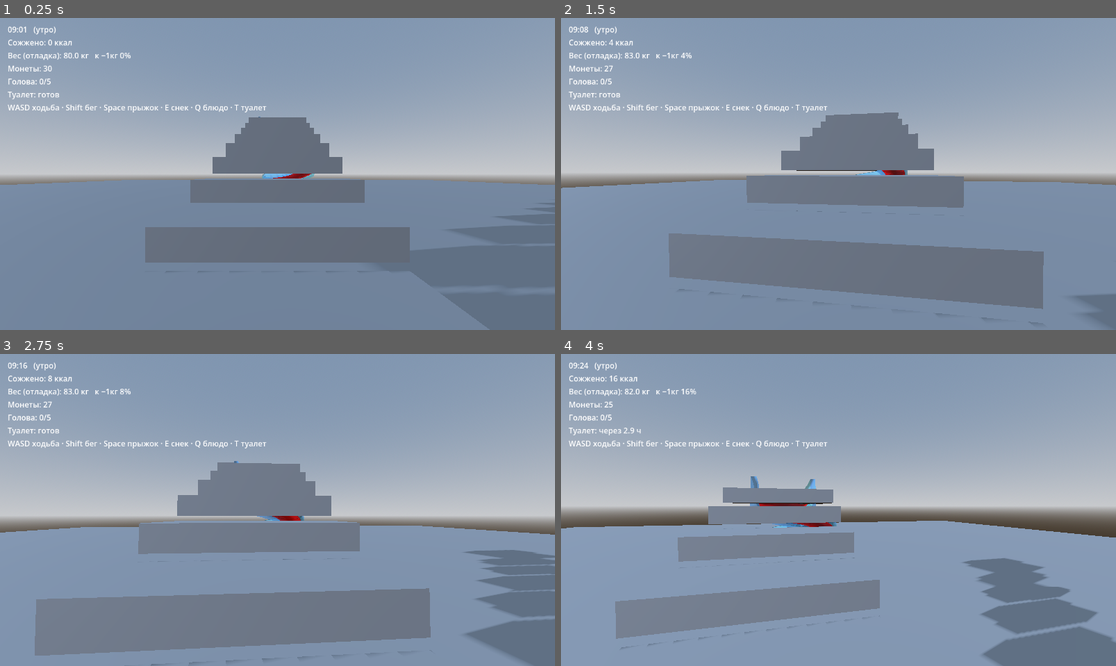
Above: before the commit, frames 1-4 (two rows, left to right).
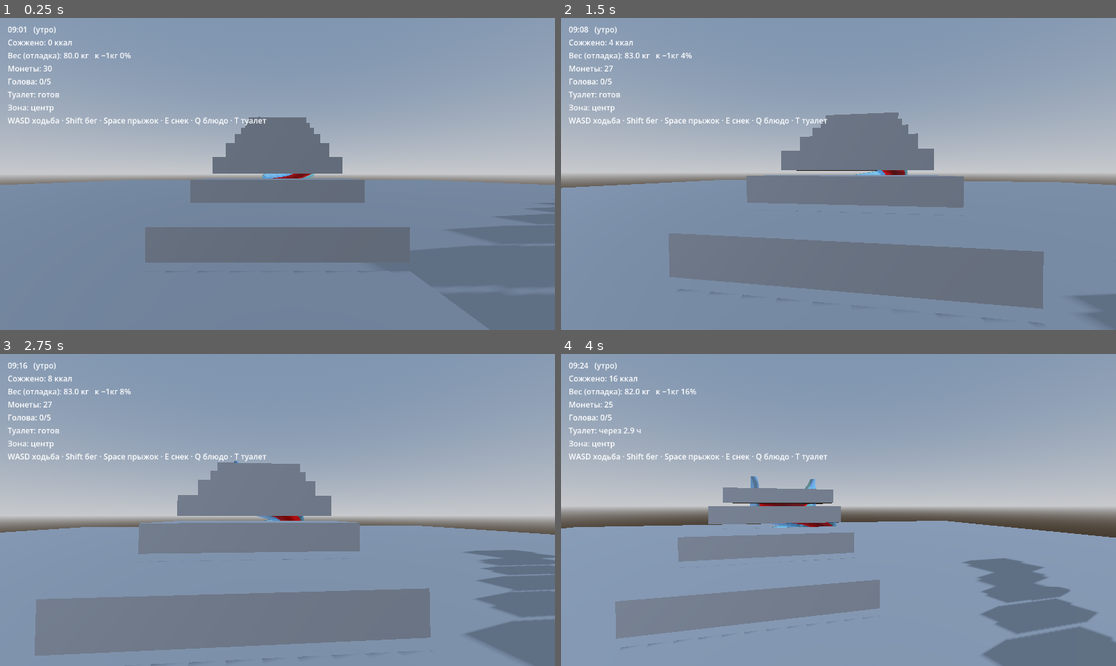
Above: after the commit, the same moments.

Repository: evangelipeep/Red-Wave
Game: Godot game, scene res://world/TestPlayground.tscn
Two runs of this game, one before a commit and one after it. Both use one fixed random seed, a clock stepped at 60 frames per second and the inputs below. The project has no main scene, so this scene is started directly.
Inputs (mouse positions are in pixels of both pictures, inside the frame that each line leads up to):
- Up to frame 1 (0.25 s): no input
- Up to frame 2 (1.5 s): move the mouse to (866, 174) at 0.52 s; hold Q (eat_meal) 0.53-1.28 s; hold W (move_forward) from 0.53 s (still down); tap Space (jump) at 0.77 s; move the mouse to (810, 174) at 1.27 s; tap E (eat_snack) at 1.35 s
- Up to frame 3 (2.75 s): keep holding W (move_forward); tap Space (jump) at 1.52 s; move the mouse to (288, 503) at 2.02 s; hold Shift (sprint) from 2.03 s (still down)
- Up to frame 4 (4 s): keep holding W (move_forward); move the mouse to (832, 516) at 2.77 s; release Shift (sprint) at 2.78 s; tap T (toilet) at 2.85 s; tap Space (jump) at 3.02, 3.77 s; move the mouse to (877, 513) at 3.52 s; hold Q (eat_meal) from 3.53 s (still down)

The runs differ from the first frame. In frame 1, 0.7% of the frame differs, in the area x 1-49%, y 27-35%; in frame 2, 0.7%; in frame 3, 0.7%; in frame 4, 0.7%.

Commit message:
feat(park): greybox-парк — 3 зоны, мосты, ленивая река с течением, трекинг зон

Diff:
--- a/autoload/RunState.gd
+++ b/autoload/RunState.gd
@@ -6,6 +6,7 @@
 
 var coins: int = 0
 var dizziness: int = 0
+var current_zone: String = ""        # в какой зоне игрок ("" = центр/мост)
 var _dizzy_decay_accum: float = 0.0
 
 const DIZZY_DECAY_EVERY := 6.0   # сек на −1 головокружения
@@ -16,6 +17,7 @@
 func reset() -> void:
 	coins = GameConstants.COINS_START
 	dizziness = 0
+	current_zone = ""
 	EventBus.dizziness_changed.emit(Net.local_id(), dizziness)
 
 func _process(delta: float) -> void:
--- a/player/PlayerController.gd
+++ b/player/PlayerController.gd
@@ -24,10 +24,14 @@
 @export var swim_rise_speed: float = 3.5     # всплытие/погружение (Space/Ctrl)
 @export var swim_idle_sink: float = 0.8      # лёгкое погружение в покое
 @export var water_drag: float = 1.5          # сопротивление воды (ниже = дольше скользишь по инерции)
+@export var river_drift: float = 2.5         # сила течения ленивой реки
 @export var splash_sound: AudioStream        # звук брызг (назначь .wav/.ogg в инспекторе)
 
 var swimming: bool = false
 var _water_surface_y: float = 0.0           # уровень поверхности текущей воды
+var _in_river: bool = false                 # в ленивой реке (есть течение)
+var _river_center: Vector3 = Vector3.ZERO
+var _river_count: int = 0
 var riding: bool = false        # едем с горки — движением управляет SlideRail
 var _rail: Node = null
 
@@ -132,6 +136,15 @@
 	velocity.x += horiz.x * swim_speed * water_drag * delta
 	velocity.z += horiz.z * swim_speed * water_drag * delta
 
+	# Течение ленивой реки — тащит по кольцу вокруг центра.
+	if _in_river:
+		var tang := Vector3.UP.cross(global_position - _river_center)
+		tang.y = 0.0
+		if tang.length() > 0.01:
+			tang = tang.normalized()
+			velocity.x += tang.x * river_drift * water_drag * delta
+			velocity.z += tang.z * river_drift * water_drag * delta
+
 	# Вертикаль (как в Minecraft): Space — всплывать, Ctrl — нырять, иначе лёгкое погружение.
 	# Всплыл к поверхности и держишь Space → мягко выходишь (уносишь ≤ swim_rise_speed).
 	if Input.is_action_pressed("jump"):
@@ -186,12 +199,20 @@
 			var weight_norm := WeightSystem.kg / GameConstants.WEIGHT_START
 			var strength := clampf(entry_speed * 0.18 * weight_norm, 0.4, 4.0)
 			_spawn_splash(strength)
+	if area.is_in_group("river"):
+		_river_count += 1
+		_in_river = true
+		_river_center = area.get_meta("river_center", Vector3.ZERO)
 
 func _on_water_exited(area: Area3D) -> void:
 	if area.is_in_group("water"):
 		_water_count = max(_water_count - 1, 0)
 		if _water_count == 0:
 			swimming = false
+	if area.is_in_group("river"):
+		_river_count = max(_river_count - 1, 0)
+		if _river_count == 0:
+			_in_river = false
 
 # Брызги от входа в воду. strength ~ скорость × вес (0.4..4.0).
 func _spawn_splash(strength: float) -> void:
--- /dev/null
+++ b/systems/zone/ZoneTracker.gd
@@ -0,0 +1,19 @@
+extends Area3D
+class_name ZoneTracker
+## Зона парка: отмечает, в какой зоне сейчас игрок. Основа для «Первопроходца
+## зоны» (server-auth позже). Сейчас просто пишет RunState.current_zone.
+
+@export var zone_id: String = "klyk"
+
+func _ready() -> void:
+	add_to_group("zone")
+	body_entered.connect(_on_enter)
+	body_exited.connect(_on_exit)
+
+func _on_enter(body: Node3D) -> void:
+	if body is PlayerController:
+		RunState.current_zone = zone_id
+
+func _on_exit(body: Node3D) -> void:
+	if body is PlayerController and RunState.current_zone == zone_id:
+		RunState.current_zone = ""
--- a/ui/HUD.gd
+++ b/ui/HUD.gd
@@ -9,6 +9,7 @@
 @onready var _coins: Label = $VBox/Coins
 @onready var _dizzy: Label = $VBox/Dizzy
 @onready var _toilet: Label = $VBox/Toilet
+@onready var _zone: Label = $VBox/Zone
 @onready var _hint: Label = $VBox/Hint
 @onready var _toast: Label = $ToastWrap/Toast
 
@@ -31,6 +32,7 @@
 		_toilet.text = "Туалет: готов"
 	else:
 		_toilet.text = "Туалет: через %.1f ч" % WeightSystem.toilet_ready_in_hours()
+	_zone.text = "Зона: %s" % _zone_ru(RunState.current_zone)
 
 	if _toast_time > 0.0:
 		_toast_time -= delta
@@ -41,6 +43,13 @@
 	_toast.text = message
 	_toast_time = 3.0
 
+func _zone_ru(z: String) -> String:
+	match z:
+		"klyk": return "Северный Клык"
+		"delta": return "Дельта"
+		"zero": return "Серый Пояс Зеро"
+		_: return "центр"
+
 func _phase_ru(p: String) -> String:
 	match p:
 		"morning": return "утро"
--- a/ui/HUD.tscn
+++ b/ui/HUD.tscn
@@ -29,6 +29,9 @@
 [node name="Toilet" type="Label" parent="VBox"]
 text = "Туалет: готов"
 
+[node name="Zone" type="Label" parent="VBox"]
+text = "Зона: центр"
+
 [node name="Hint" type="Label" parent="VBox"]
 text = ""
 
--- /dev/null
+++ b/world/ParkBuilder.gd
@@ -0,0 +1,134 @@
+extends Node3D
+## Greybox-парк (фаза 1): строит примитивами центральную площадь, 3 зоны с
+## названиями и детекторами, мосты и ленивую реку-кольцо (плавание + течение).
+## Горка ставится отдельно (сцена), сюда — копаем под её бассейн яму.
+## NavMesh отложен до NPC (фаза 2): без агентов он невидим.
+
+const SLIDE_PIT_CENTER := Vector3(0, -2, -30)   # под бассейн горки (SlideRail в (0,0,-6))
+const RIVER_RADIUS := 21.0
+const RIVER_SURFACE_Y := -0.3
+
+const ZONES := [
+	{"id": "klyk",  "name": "Северный Клык",      "pos": Vector3(0, 0, -34),  "col": Color(0.5, 0.7, 1.0)},
+	{"id": "delta", "name": "Дельта",             "pos": Vector3(29, 0, 17),  "col": Color(1.0, 0.7, 0.4)},
+	{"id": "zero",  "name": "Серый Пояс Зеро",    "pos": Vector3(-29, 0, 17), "col": Color(0.62, 0.62, 0.68)},
+]
+
+func _ready() -> void:
+	_build_ground()
+	_build_pad(Vector3.ZERO, 12.0, Color(0.78, 0.78, 0.82))
+	_build_label("ЦЕНТР", Vector3(0, 5, 0), Color(1, 1, 1))
+	for z in ZONES:
+		_build_pad(z["pos"], 9.0, z["col"])
+		_build_zone_area(z["id"], z["pos"])
+		_build_label(z["name"], z["pos"] + Vector3(0, 5, 0), z["col"])
+		_build_bridge(z["pos"])
+	_build_river()
+
+func _mat(c: Color, transparent := false) -> StandardMaterial3D:
+	var m := StandardMaterial3D.new()
+	m.albedo_color = c
+	if transparent:
+		m.transparency = BaseMaterial3D.TRANSPARENCY_ALPHA
+		m.cull_mode = BaseMaterial3D.CULL_DISABLED
+	return m
+
+func _build_ground() -> void:
+	var ground := CSGCombiner3D.new()
+	ground.name = "Ground"
+	ground.use_collision = true
+	add_child(ground)
+
+	var floor_box := CSGBox3D.new()
+	floor_box.size = Vector3(140, 14, 140)
+	floor_box.position = Vector3(0, -7, 0)
+	floor_box.material = _mat(Color(0.45, 0.5, 0.42))
+	ground.add_child(floor_box)
+
+	# Яма под бассейн горки.
+	var pit := CSGBox3D.new()
+	pit.size = Vector3(11, 8, 11)
+	pit.position = SLIDE_PIT_CENTER
+	pit.operation = CSGShape3D.OPERATION_SUBTRACTION
+	ground.add_child(pit)
+
+	# Траншея под реку-кольцо.
+	var trench := CSGTorus3D.new()
+	trench.inner_radius = RIVER_RADIUS - 3.5
+	trench.outer_radius = RIVER_RADIUS + 3.5
+	trench.sides = 12
+	trench.ring_sides = 24
+	trench.operation = CSGShape3D.OPERATION_SUBTRACTION
+	ground.add_child(trench)
+
+func _build_pad(pos: Vector3, r: float, col: Color) -> void:
+	var pad := CSGCylinder3D.new()
+	pad.radius = r
+	pad.height = 0.15
+	pad.position = pos + Vector3(0, 0.08, 0)
+	pad.material = _mat(col)
+	add_child(pad)
+
+func _build_zone_area(zone_id: String, pos: Vector3) -> void:
+	var area := ZoneTracker.new()
+	area.zone_id = zone_id
+	var cs := CollisionShape3D.new()
+	var shape := CylinderShape3D.new()
+	shape.radius = 10.0
+	shape.height = 6.0
+	cs.shape = shape
+	area.add_child(cs)
+	area.position = pos + Vector3(0, 3, 0)
+	add_child(area)
+
+func _build_label(text: String, pos: Vector3, col: Color) -> void:
+	var label := Label3D.new()
+	label.text = text
+	label.font_size = 96
+	label.pixel_size = 0.02
+	label.modulate = col
+	label.billboard = BaseMaterial3D.BILLBOARD_ENABLED
+	label.position = pos
+	add_child(label)
+
+func _build_bridge(zone_pos: Vector3) -> void:
+	var dir := Vector3(zone_pos.x, 0, zone_pos.z).normalized()
+	var tangent := Vector3.UP.cross(dir).normalized()
+	var b := CSGBox3D.new()
+	b.size = Vector3(5, 0.6, 16)   # x — ширина (по касательной), z — длина (по радиусу)
+	b.use_collision = true
+	b.material = _mat(Color(0.7, 0.6, 0.5))
+	b.transform = Transform3D(Basis(tangent, Vector3.UP, dir), dir * 18.0 + Vector3(0, 0.1, 0))
+	add_child(b)
+
+func _build_river() -> void:
+	var segments := 24
+	for i in range(segments):
+		var a := TAU * float(i) / float(segments)
+		var radial := Vector3(sin(a), 0, cos(a))
+		var tangent := Vector3.UP.cross(radial).normalized()
+		var basis := Basis(tangent, Vector3.UP, radial)
+		var pos := radial * RIVER_RADIUS
+
+		# Вода (визуал, красная у поверхности).
+		var vis := MeshInstance3D.new()
+		var bm := BoxMesh.new()
+		bm.size = Vector3(5.8, 0.3, 6.0)   # x — вдоль кольца, z — поперёк
+		vis.mesh = bm
+		vis.material_override = _mat(Color(0.8, 0.05, 0.05, 0.7), true)
+		vis.transform = Transform3D(basis, pos + Vector3(0, RIVER_SURFACE_Y, 0))
+		add_child(vis)
+
+		# Объём воды (плавание + течение по кольцу).
+		var area := Area3D.new()
+		area.add_to_group("water")
+		area.add_to_group("river")
+		area.set_meta("surface_y", RIVER_SURFACE_Y)
+		area.set_meta("river_center", Vector3.ZERO)
+		var cs := CollisionShape3D.new()
+		var box := BoxShape3D.new()
+		box.size = Vector3(5.8, 3.0, 6.0)
+		cs.shape = box
+		area.add_child(cs)
+		area.transform = Transform3D(basis, pos + Vector3(0, -1.5, 0))
+		add_child(area)
--- /dev/null
+++ b/world/ParkGreybox.tscn
@@ -0,0 +1,42 @@
+[gd_scene load_steps=10 format=3 uid="uid://drwparkgb0001"]
+
+[ext_resource type="Script" path="res://world/RunBootstrap.gd" id="1"]
+[ext_resource type="Script" path="res://world/Lighting.gd" id="2"]
+[ext_resource type="Script" path="res://world/ParkBuilder.gd" id="3"]
+[ext_resource type="PackedScene" path="res://player/Player.tscn" id="4"]
+[ext_resource type="PackedScene" path="res://systems/slide/SlideRail.tscn" id="5"]
+[ext_resource type="PackedScene" path="res://ui/HUD.tscn" id="6"]
+
+[sub_resource type="ProceduralSkyMaterial" id="sky_mat"]
+
+[sub_resource type="Sky" id="sky"]
+sky_material = SubResource("sky_mat")
+
+[sub_resource type="Environment" id="env"]
+background_mode = 2
+sky = SubResource("sky")
+ambient_light_source = 3
+tonemap_mode = 2
+
+[node name="ParkGreybox" type="Node3D"]
+script = ExtResource("1")
+
+[node name="WorldEnvironment" type="WorldEnvironment" parent="."]
+environment = SubResource("env")
+
+[node name="Sun" type="DirectionalLight3D" parent="."]
+transform = Transform3D(1, 0, 0, 0, 0.5, 0.8660254, 0, -0.8660254, 0.5, 0, 10, 0)
+shadow_enabled = true
+script = ExtResource("2")
+world_env = NodePath("../WorldEnvironment")
+
+[node name="ParkBuilder" type="Node3D" parent="."]
+script = ExtResource("3")
+
+[node name="SlideRail" parent="." instance=ExtResource("5")]
+transform = Transform3D(1, 0, 0, 0, 1, 0, 0, 0, 1, 0, 0, -6)
+
+[node name="Player" parent="." instance=ExtResource("4")]
+transform = Transform3D(1, 0, 0, 0, 1, 0, 0, 0, 1, 0, 1.5, 10)
+
+[node name="HUD" parent="." instance=ExtResource("6")]
Not shown, changed: PHASE1_PLAN.md
